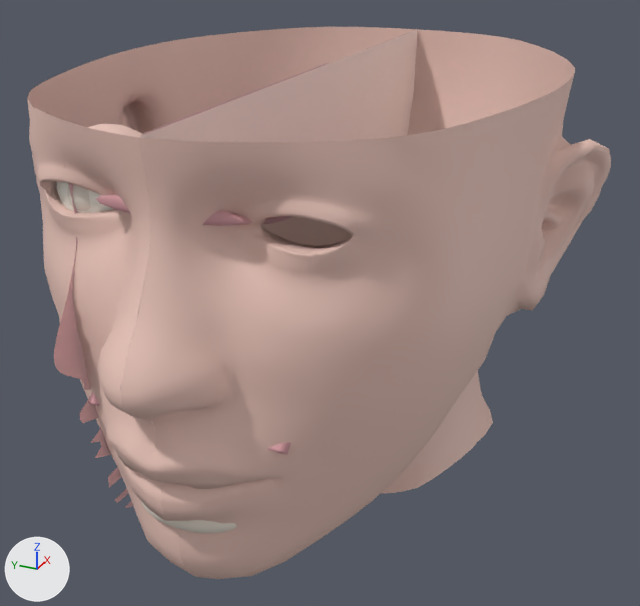
An edit to the glTF model tools/boca3d_demo/cara.glb, drawn before and after from the same camera.
Camera for both pictures: a 50 mm lens placed at (-9.92, -5.06, 6.1), pointed at (0.98, -0.16, 0.65). Every picture has the same lights, and +X, +Y and +Z are marked at lower left. The picture after the commit comes second. Vertices at exactly the same position are counted once.

Objects in the first picture: 'cabeza_cercana', 'cabeza_lejana', 'corte_craneo', 'pared_lejana', 'techo_nasal' and 4 more.
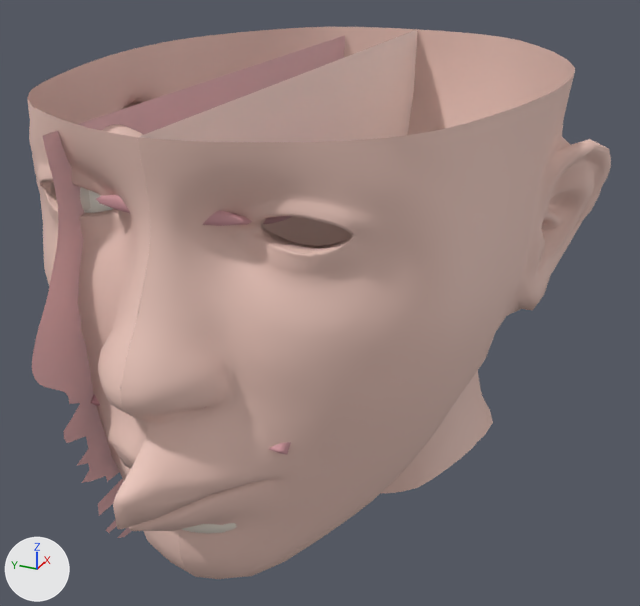
The newer file adds a shape key; the second version is drawn at full value of the shape key 'fruncir' of 'cabeza_cercana', and the change is written as the vertex moves it makes.

The change, as a list of edits to the scene's bpy script:
```text
Change me_cabeza_lejana_001:
    used by ob_cabeza_cercana; location = (0.0, 0.0, 0.0)
    remove me_cabeza_lejana_001.from_pydata(...)  # 1971 vertices, 3676 faces; spans x -3.61..5.51, y -3.87..0.0, z -2.55..4.0
    add me_cabeza_lejana_001.from_pydata(...)  # 1971 vertices, 3676 faces; spans x -3.92..5.51, y -3.87..0.0, z -2.55..4.0
    me_cabeza_lejana_001 part 1: 245 of 1971 vertices moved; they spanned x -3.27..-2.32, y -1.24..0.0, z -0.61..1.03 and now span x -3.92..-2.34, y -1.23..0.0, z -0.61..1.03; mean shift (-0.26, 0.06, 0.0); largest move (-3.15, 0.0, 0.15) -> (-3.9, 0.0, 0.02)
Change me_pared_lejana:
    used by ob_pared_lejana; location = (0.0, 0.0, 0.0)
    remove me_pared_lejana.from_pydata(...)  # 134 vertices, 132 faces; spans x -2.97..4.78, y 1.4, z -2.12..3.44
    add me_pared_lejana.from_pydata(...)  # 134 vertices, 132 faces; spans x -3.44..5.32, y 1.3, z -2.44..3.85
    me_pared_lejana part 2: the whole mesh is scaled about its middle by (1.13, 1, 1.13), then moved by (0.04, -0.1, 0.05)
```

Where the change shows, as pixel boxes [x1, y1, x2, y2] in the pictures (640 x 606 px; the box of a moved part takes in the faces that stretch with it):
'cabeza_cercana', reshaped: before [121, 29, 611, 579]; after [113, 29, 611, 579]
'pared_lejana', rescaled (14% wider, 13% taller): before [54, 63, 328, 508]; after [32, 36, 345, 538]
part 1 of me_cabeza_lejana_001, moved or reshaped: before [135, 407, 291, 524]; after [113, 407, 291, 531]
